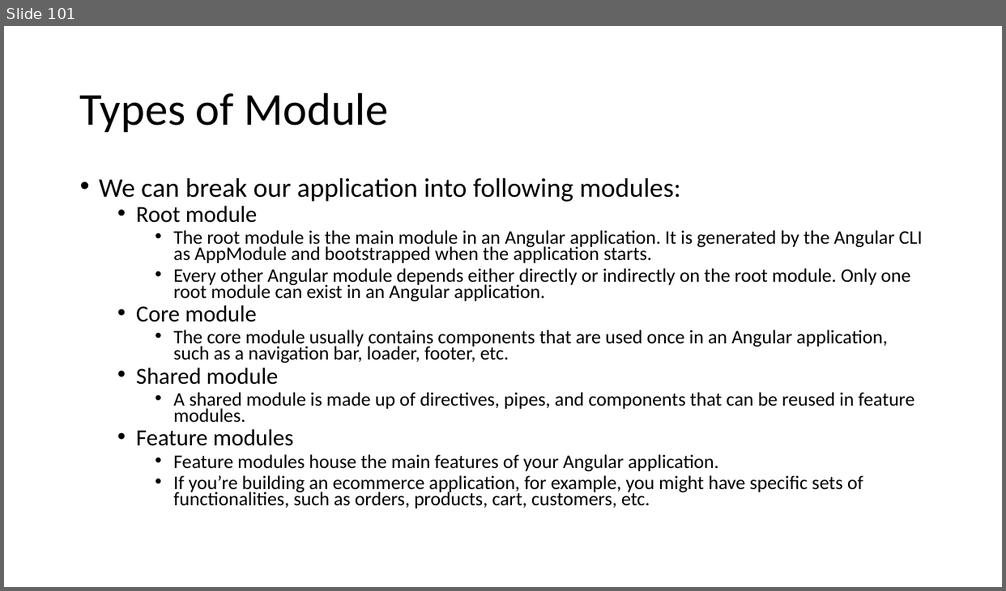
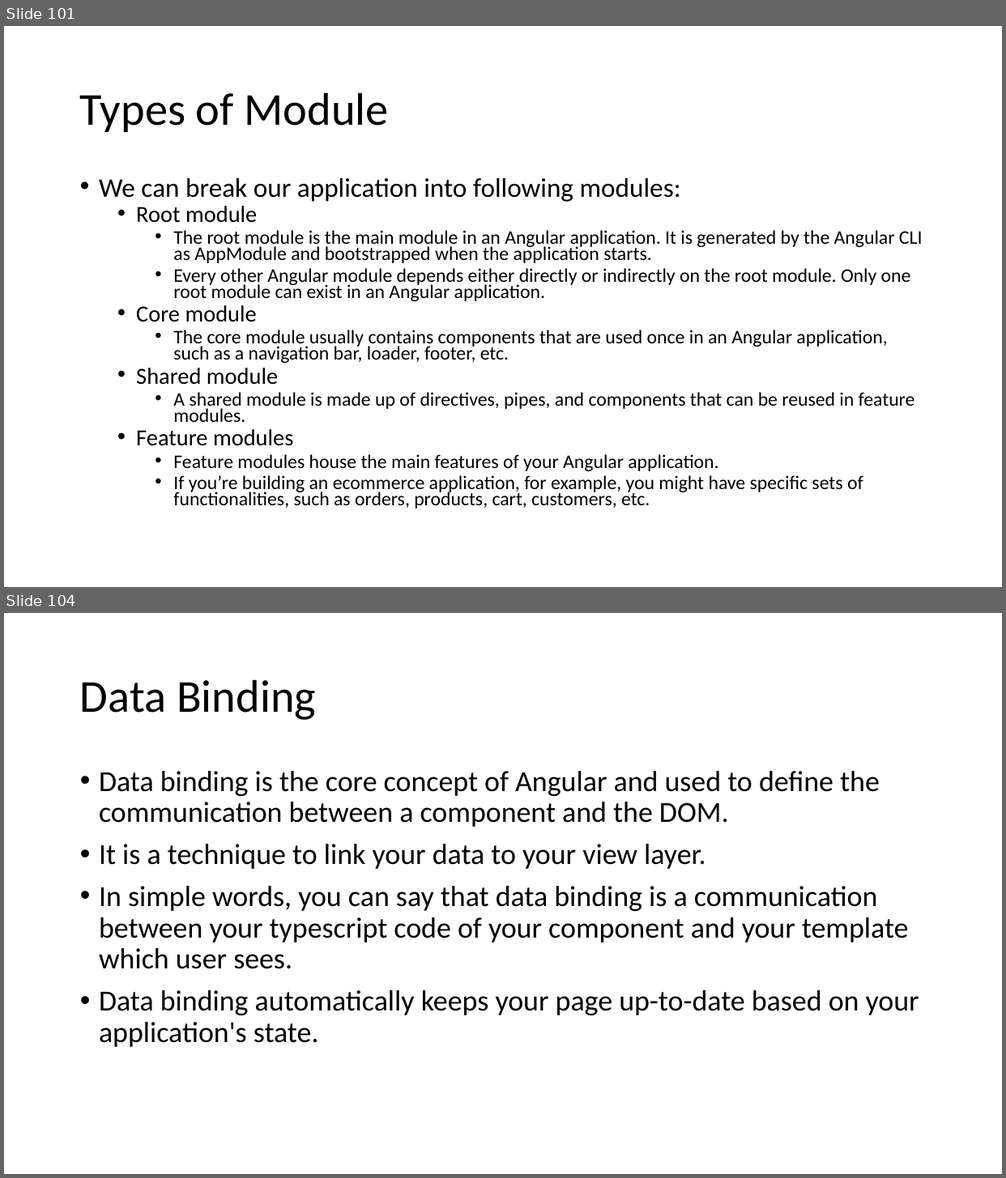
Before and after one commit to explore-with-manish/BFL_Byte_Jul23, a slide deck: Ng-Byte.pptx. Shown one above the other, each under a label of ours: slide 101 before the commit, slides 101 and 104 after it; the slides between them are not shown. The pictures are 1006x591 and 1006x1178 pixels, drawn with LibreOffice and Linux fonts; fonts in the diff are those of the drawing. Boxes give left, top, right and bottom in pixels: in the first picture for what was removed or moved away, otherwise in the second. Text is boxed around its words. In the diff, an @@ line names an element or a change of style, - is before the commit and + after.

Commit message:
Communication

```diff
--- a/Ng-Byte.pptx
+++ b/Ng-Byte.pptx
@@ slide 104 added at [4,613,1002,1174], background #FFFFFF @@
@@ title added at [80,679,316,720], 44 pt, text #000000 @@
+Data Binding
@@ text added at [99,771,919,1047], 28 pt, text #000000 @@
+• Data binding is the core concept of Angular and used to define the communication between a component and the DOM.
+• It is a technique to link your data to your view layer.
+• In simple words, you can say that data binding is a communication between your typescript code of your component and your template which user sees.
+• Data binding automatically keeps your page up-to-date based on your application's state.
```
Also in this commit, not shown: 1 slide changed, 35 other slides added, 8 other files.
